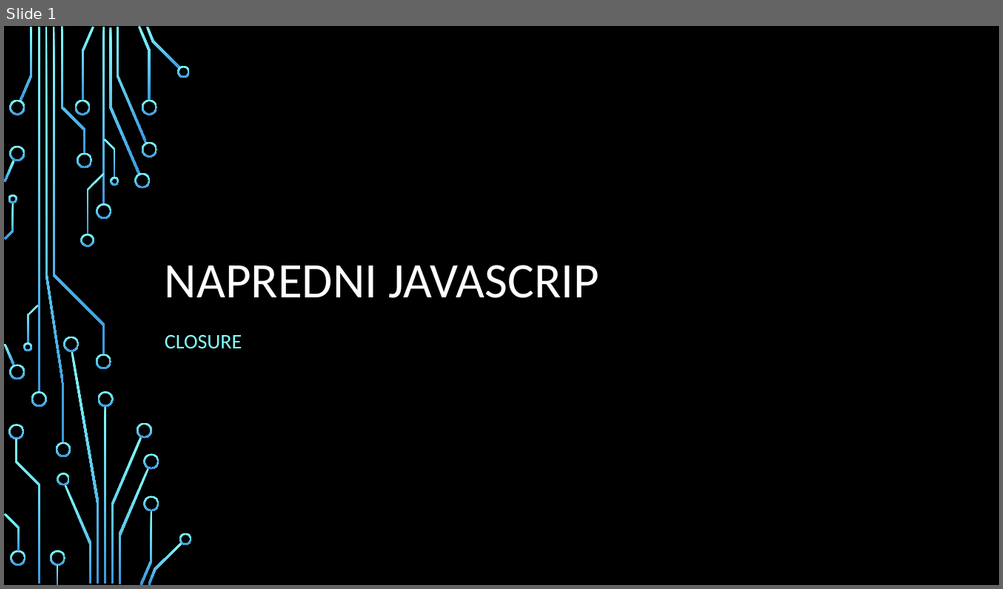
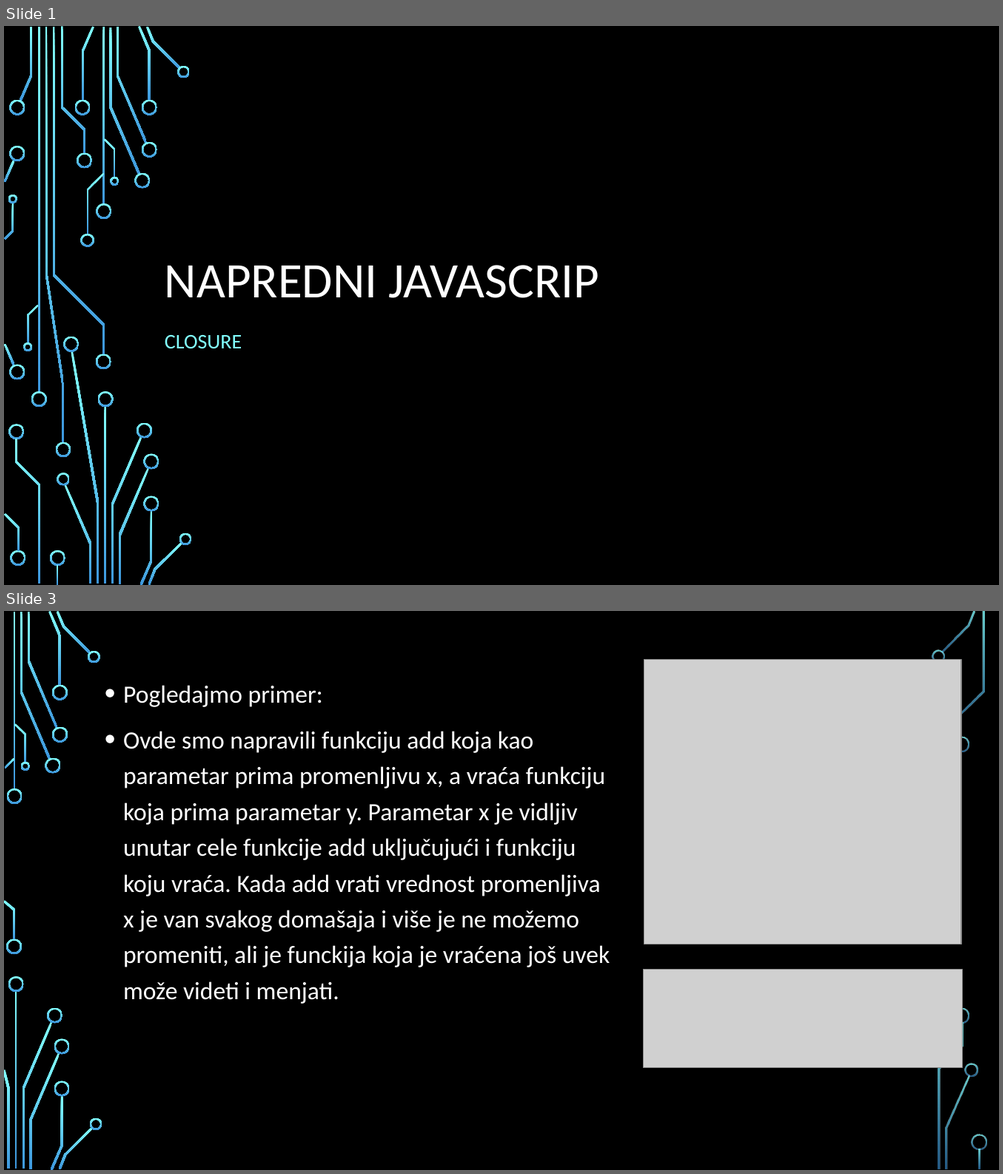
Before and after one commit to MihajloMilojevic/Sekcija, a slide deck: JavaScript/Napredno/prezentacije/16. Closure.pptx. Shown one above the other, each under a label of ours: slide 1 before the commit, slides 1 and 3 after it; the slides between them are not shown. The pictures are 1003x589 and 1003x1174 pixels, drawn with LibreOffice and Linux fonts; fonts in the diff are those of the drawing; grey boxes stand for pictures; background and template pictures are left out. Boxes give left, top, right and bottom in pixels: in the first picture for what was removed or moved away, otherwise in the second. Text is boxed around its words. In the diff, an @@ line names an element or a change of style, - is before the commit and + after.

```diff
--- a/JavaScript/Napredno/prezentacije/16. Closure.pptx
+++ b/JavaScript/Napredno/prezentacije/16. Closure.pptx
@@ slide 3 added at (x1=4, y1=611, x2=999, y2=1170), background picture (left out) @@
@@ picture added at (x1=644, y1=660, x2=962, y2=945) @@
@@ text added at (x1=123, y1=685, x2=609, y2=1004), 24 pt, text #FFFFFF @@
+• Pogledajmo primer:
+• Ovde smo napravili funkciju add koja kao parametar prima promenljivu x, a vraća funkciju koja prima parametar y. Parametar x je vidljiv unutar cele funkcije add uključujući i funkciju koju vraća. Kada add vrati vrednost promenljiva x je van svakog domašaja i više je ne možemo promeniti, ali je funckija koja je vraćena još uvek može videti i menjati.
@@ picture added at (x1=643, y1=970, x2=963, y2=1068) @@
@@ group added at (x1=4, y1=611, x2=987, y2=1170): 33 freeform shapes, 3 rectangles @@
```
Also in this commit, not shown: 1 slide changed, 1 other slide added.
